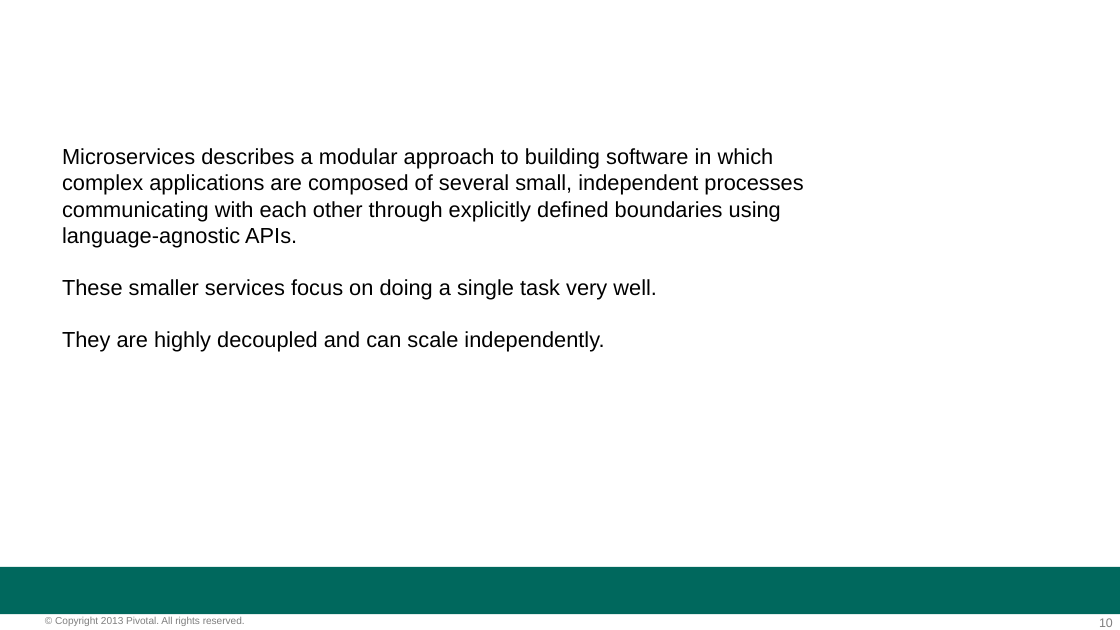
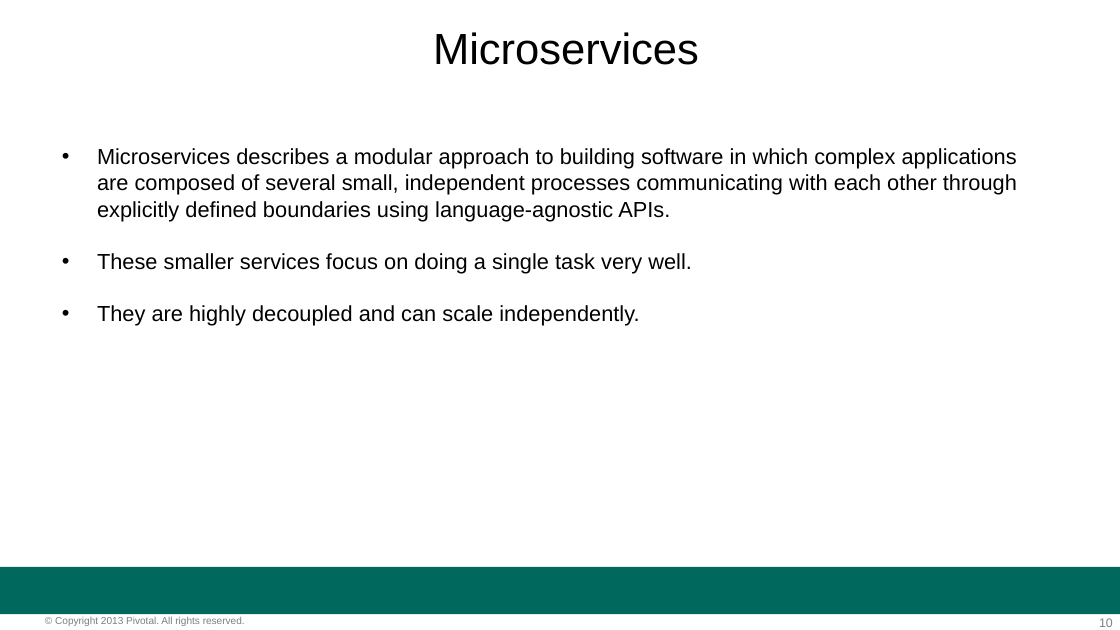
Before and after one commit to amitgandotra/extra, a slide deck: slide 10 of Hour_of_Power_v2.pptx. Drawn at 1120x630 pixels with LibreOffice and Linux fonts; fonts in the diff are those of the drawing; background and template pictures are left out. Boxes give left, top, right and bottom in pixels: in the first picture for what was removed or moved away, otherwise in the second. Text is boxed around its words. In the diff, an @@ line names an element or a change of style, - is before the commit and + after.

```diff
--- a/Hour_of_Power_v2.pptx
+++ b/Hour_of_Power_v2.pptx
@@ text added at (433, 32, 699, 65), 28 pt, text #000000 @@
+Microservices
@@ text "Microservices describes a modular approach ..." at (97, 148, 1017, 326): bullet none to • @@
```
Also in this commit, not shown: 4 other slides changed.
